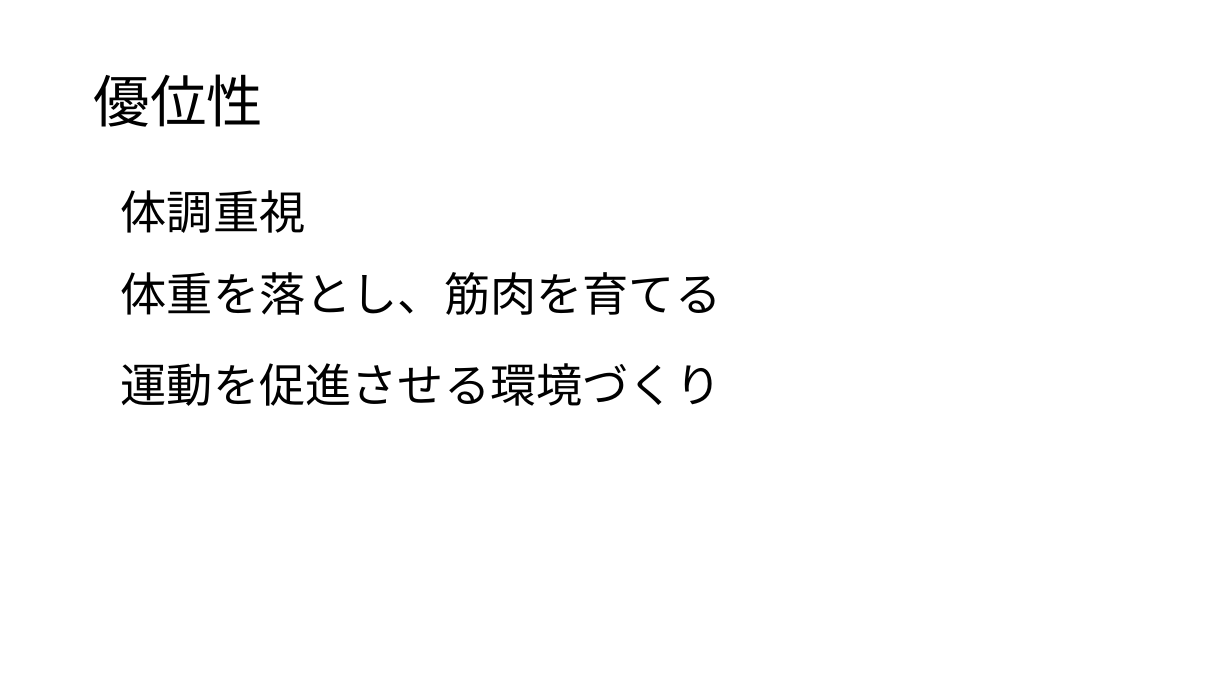
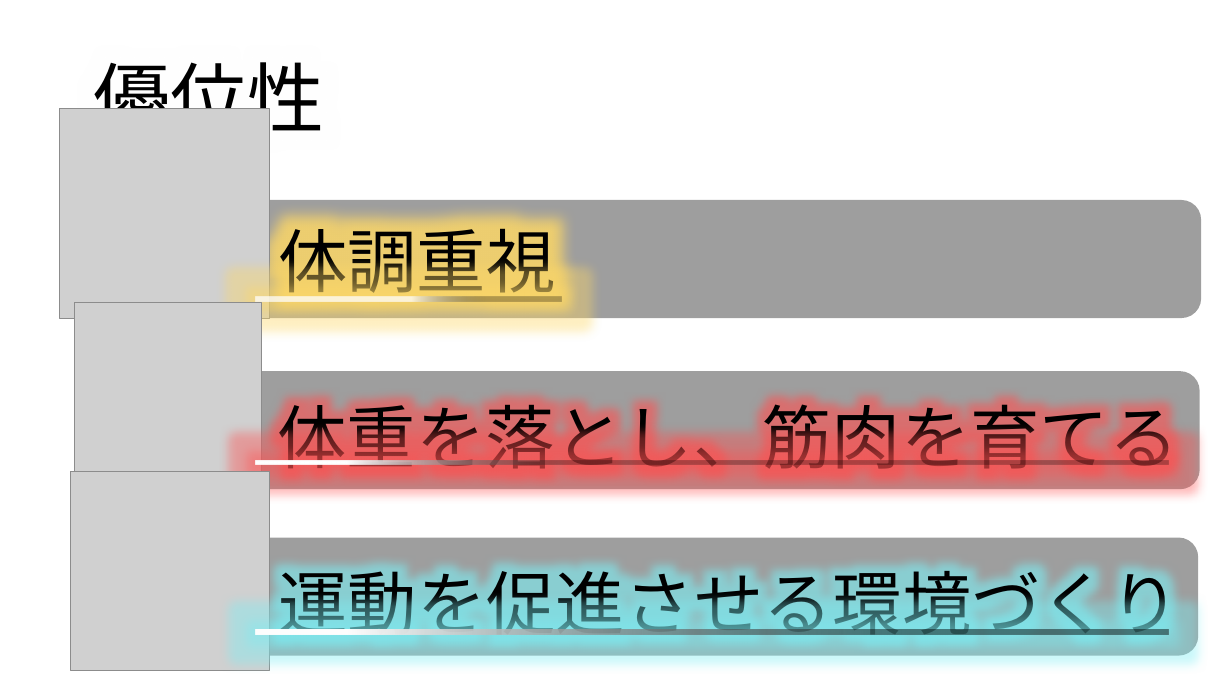
Before and after one commit to yuta6686/MK, a slide deck: slide 10 of DAMAS.pptx. Drawn at 1232x693 pixels with LibreOffice and Linux fonts; fonts in the diff are those of the drawing; grey boxes stand for pictures; background and template pictures are left out. Boxes give left, top, right and bottom in pixels: in the first picture for what was removed or moved away, otherwise in the second. Text is boxed around its words. In the diff, an @@ line names an element or a change of style, - is before the commit and + after.

```diff
--- a/DAMAS.pptx
+++ b/DAMAS.pptx
@@ title "優位性" at [94,50,325,148]: size 44 to 60 pt @@
@@ picture added at [60,108,270,318] @@
@@ rounded rectangle added at [85,200,1202,318], fill #000000 at 38% opacity @@
@@ text "体調重視": place and size @@
-text "体調重視" at [121,190,306,233]
+text "体調重視" at [278,217,555,302]
@@ rectangle added at [256,297,561,301], fill gradient #FFFFFF to #000000 @@
@@ picture added at [75,303,262,490] @@
@@ rounded rectangle added at [83,372,1200,490], fill #000000 at 38% opacity @@
@@ text "体重を落とし、筋肉を育てる": place and size @@
-text "体重を落とし、筋肉を育てる" at [121,272,722,315]
+text "体重を落とし、筋肉を育てる" at [277,393,1178,468]
@@ picture added at [71,472,270,671] @@
@@ rectangle added at [256,460,1168,465], fill gradient #FFFFFF to #000000 @@
@@ rounded rectangle added at [81,538,1198,656], fill #000000 at 38% opacity @@
@@ size 36 to 54 pt in 3 elements at [278,217,555,302], [277,393,1178,468], [278,559,1179,635] @@
@@ text "運動を促進させる環境づくり": place and size @@
-text "運動を促進させる環境づくり" at [121,363,722,406]
+text "運動を促進させる環境づくり" at [278,559,1179,635]
@@ rectangle added at [256,630,1168,635], fill gradient #FFFFFF to #000000 @@
```
Also in this commit, not shown: 1 other slide changed.
